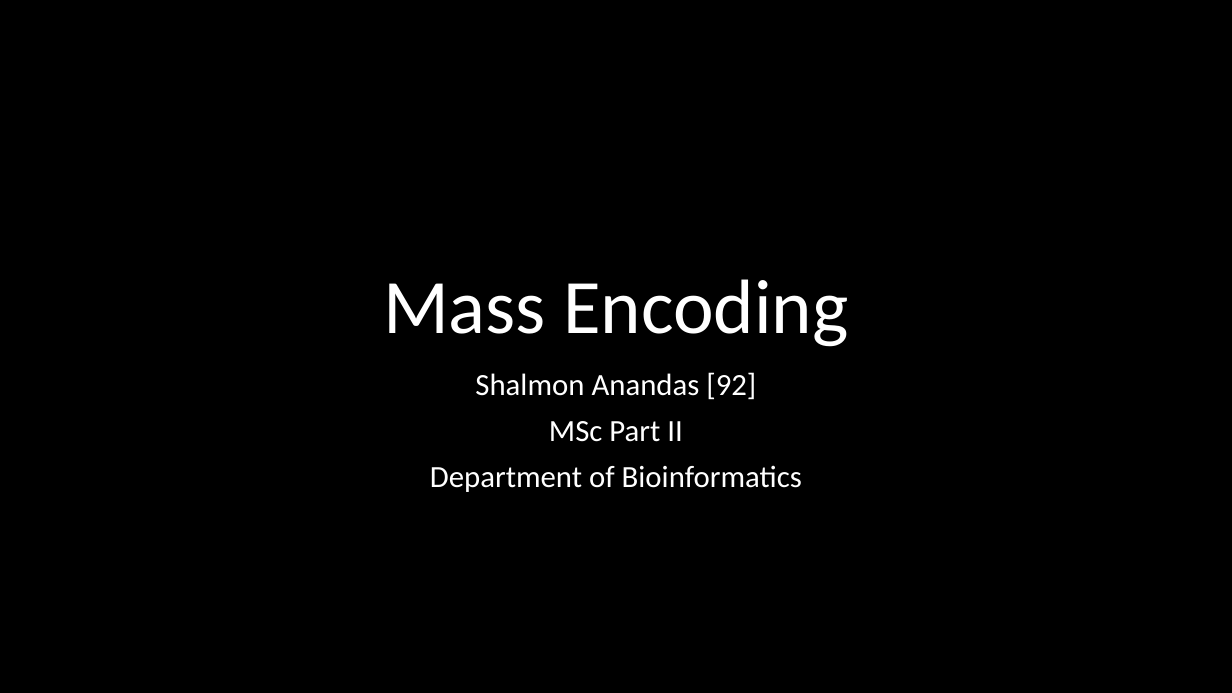
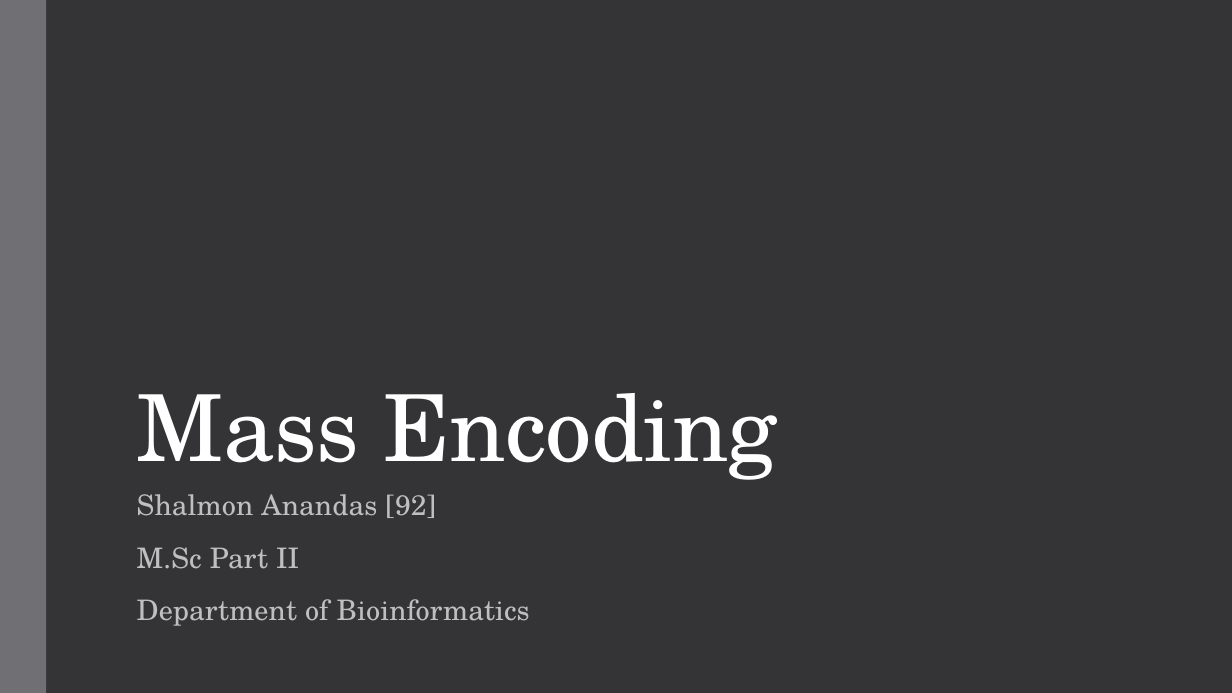
Before and after one commit to ShalmonAnandas/Sem3_msc_notes, a slide deck: slide 1 of Aparna maam/Mass Encoding.pptx. Drawn at 1232x693 pixels with LibreOffice and Linux fonts; fonts in the diff are those of the drawing. Boxes give left, top, right and bottom in pixels: in the first picture for what was removed or moved away, otherwise in the second. Text is boxed around its words. In the diff, an @@ line names an element or a change of style, - is before the commit and + after.

```diff
--- a/Aparna maam/Mass Encoding.pptx
+++ b/Aparna maam/Mass Encoding.pptx
@@ background #000000 to #353537 @@
@@ rectangle added at (x1=0, y1=0, x2=46, y2=693), fill #6F6F74 @@
@@ title "Mass Encoding" moved from (x1=383, y1=279, x2=848, y2=347) to (x1=137, y1=393, x2=777, y2=480) @@
@@ title "Mass Encoding" at (x1=137, y1=393, x2=777, y2=480): size 60 to 72 pt, font Calibri to TeX Gyre Schola, letter spacing 0 to -0.5 pt; alignment centre to left; line spacing 0.9 to 0.85 @@
@@ subtitle "Shalmon Anandas [92]" moved from (x1=430, y1=372, x2=802, y2=492) to (x1=137, y1=494, x2=530, y2=626) @@
@@ subtitle at (x1=137, y1=494, x2=530, y2=626): size 24 to 22 pt, font Calibri to TeX Gyre Schola, text colour #FFFFFF to #BFBFBF, letter spacing 0 to 0.1 pt in "Shalmon Anandas [92]", "Department of Bioinformatics"; alignment centre to left; line spacing 0.9 to 0.95; more space between paragraphs @@
@@ subtitle at (x1=137, y1=547, x2=299, y2=569): text changed; size 24 to 22 pt; font Calibri to TeX Gyre Schola; text colour #FFFFFF to #BFBFBF @@
-MSc Part II
+M.Sc Part II
```
Also in this commit, not shown: 11 slides added, 2 slides removed, 30 other files.
